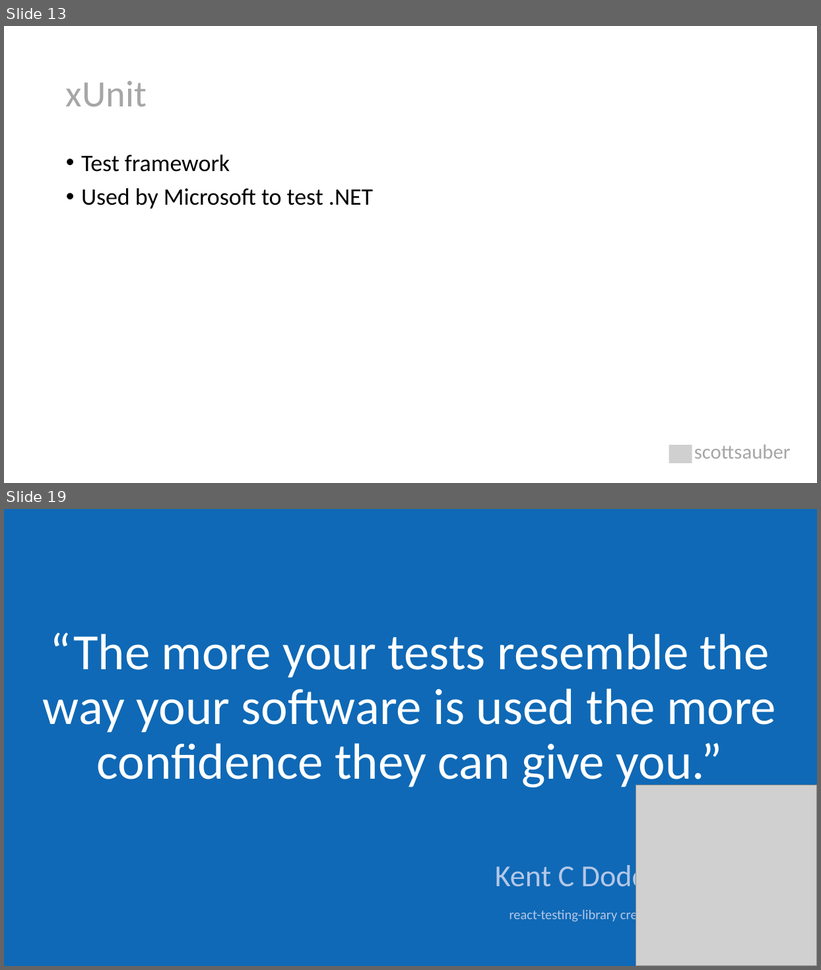
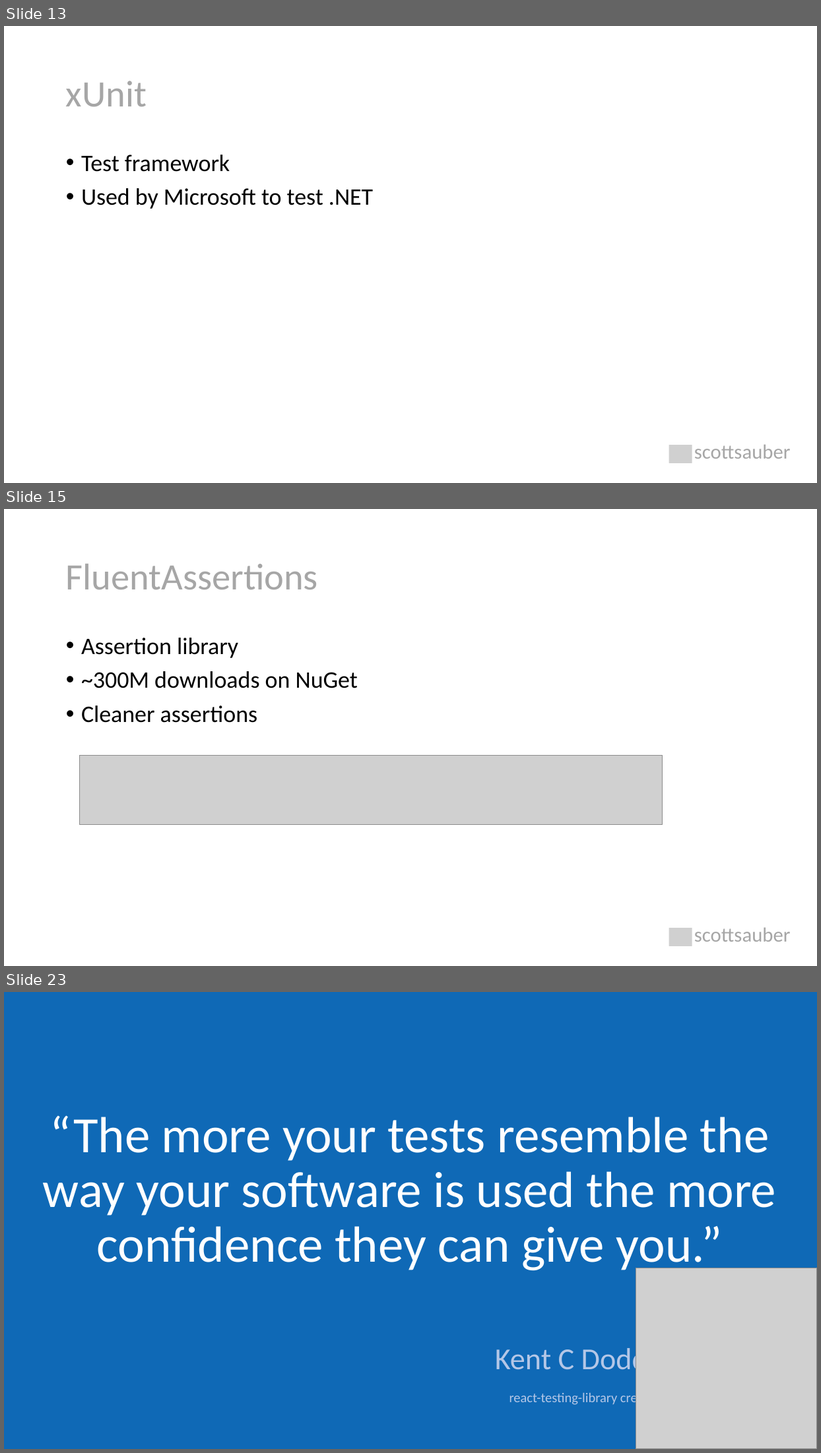
Before and after one commit to scottsauber/talks, a slide deck: 2023-11-09-JetBrains-TDDWithBlazor/TDD with Blazor.pptx. Shown one above the other, each under a label of ours: slides 13 and 19 before the commit, slides 13, 15 and 23 after it; the slides between them are not shown. The pictures are 821x970 and 821x1453 pixels, drawn with LibreOffice and Linux fonts; fonts in the diff are those of the drawing; grey boxes stand for pictures. Boxes give left, top, right and bottom in pixels: in the first picture for what was removed or moved away, otherwise in the second. Text is boxed around its words. In the diff, an @@ line names an element or a change of style, - is before the commit and + after.

```diff
--- a/2023-11-09-JetBrains-TDDWithBlazor/TDD with Blazor.pptx
+++ b/2023-11-09-JetBrains-TDDWithBlazor/TDD with Blazor.pptx
@@ slide 15 added at (x1=4, y1=509, x2=817, y2=966), background #FFFFFF @@
@@ title added at (x1=66, y1=564, x2=318, y2=590), 44 pt, text #A6A6A6 @@
+FluentAssertions
@@ text added at (x1=81, y1=638, x2=358, y2=723), 28 pt, text #000000 @@
+• Assertion library
+• ~300M downloads on NuGet
+• Cleaner assertions
@@ picture added at (x1=80, y1=755, x2=663, y2=824) @@
@@ picture added at (x1=669, y1=928, x2=692, y2=947) @@
@@ text added at (x1=694, y1=928, x2=791, y2=942), 24 pt, text #A6A6A6 @@
+scottsauber
@@ what was slide 19 is now slide 23 @@
```
Also in this commit, not shown: 9 slides changed, 8 other slides added, 3 slides removed, 6 other files.
